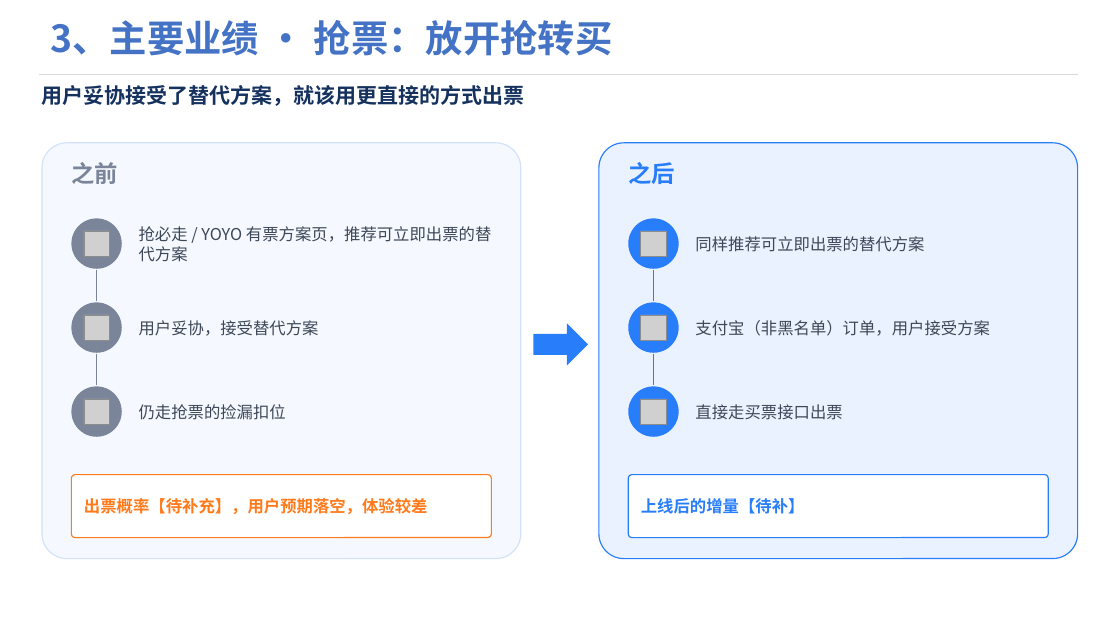
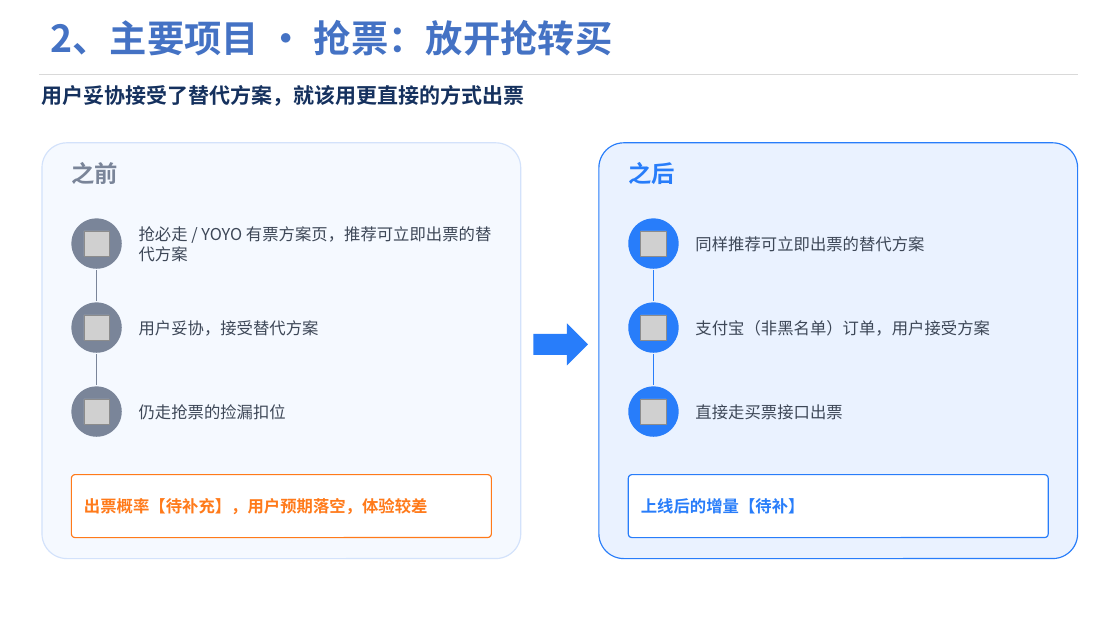
Before and after one commit to Wennie006/AI-myself, a slide deck: slide 7 of 答辩PPT.pptx (slide 8 before the commit). Drawn at 1120x630 pixels with LibreOffice and Linux fonts; fonts in the diff are those of the drawing; grey boxes stand for pictures; background and template pictures are left out. Boxes give left, top, right and bottom in pixels: in the first picture for what was removed or moved away, otherwise in the second. Text is boxed around its words. In the diff, an @@ line names an element or a change of style, - is before the commit and + after.

```diff
--- a/答辩PPT.pptx
+++ b/答辩PPT.pptx
@@ text at [50,20,613,56]: text changed @@
-3、主要业绩 · 抢票：放开抢转买
+2、主要项目 · 抢票：放开抢转买
```
Also in this commit, not shown: 9 other slides changed, 1 slide removed.
